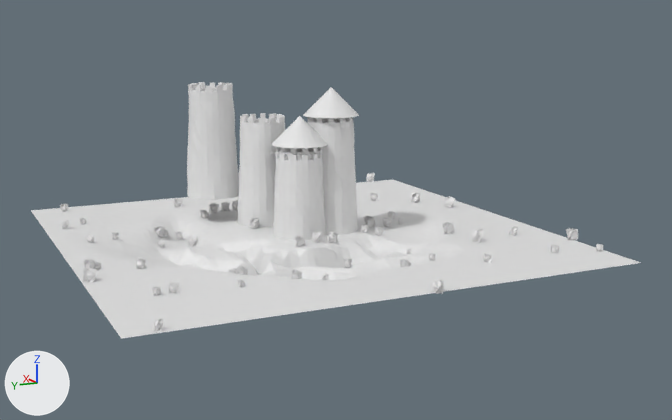
One commit to the Blender file Guillaume/castle4.blend: the scene before it, then after it.
Camera for both pictures: a 50 mm camera at (-149.6, 63.1, 43.9) aimed at (-3.5, -5.3, 9.4). Lighting does not change. The marker at lower left points along +X, +Y and +Z. Materials are left out; every surface is plain grey.

The older version as bpy lines, for what is in view:
```python
ob_tmp_terrain = bpy.data.objects.new('tmp.terrain', me_plane_092)
ob_tmp_terrain.location = (0.0, 0.0, 0.0)
ob_towergenerator = bpy.data.objects.new('TowerGenerator', me_towergenerator)
ob_towergenerator.location = (-0.7, 0.4, -1.3)
ob_towergenerator_001 = bpy.data.objects.new('TowerGenerator.001', me_towergenerator_001)
ob_towergenerator_001.location = (11.6, 2.4, 3.9)
ob_towergenerator_002 = bpy.data.objects.new('TowerGenerator.002', me_towergenerator_002)
ob_towergenerator_002.location = (19.2, 9.8, 9.4)
ob_towergenerator_003 = bpy.data.objects.new('TowerGenerator.003', me_towergenerator_003)
ob_towergenerator_003.location = (0.8, -6.4, 4.7)
ob_towergenerator_004 = bpy.data.objects.new('TowerGenerator.004', me_towergenerator_004)
ob_towergenerator_004.location = (0.0, 0.0, 0.0)
```
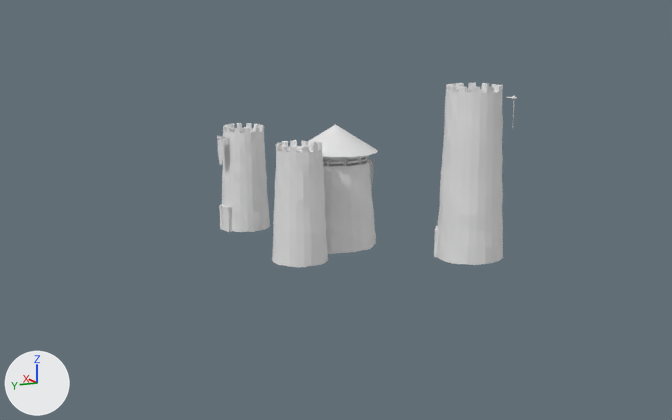
What changed in the scene script:
```text
Change me_towergenerator_004:
    remove me_towergenerator_004.from_pydata(...)  # 1119 vertices, 948 faces, 1 loose edge; spans x -5.0..5.8, y -5.0..5.1, z 0.0..26.0
    add me_towergenerator_004.from_pydata(...)  # 482 vertices, 480 faces, 1 loose edge; spans x -4.9..5.2, y -5.0..5.1, z 0.0..21.2
    me_towergenerator_004 part 1: 82 loose pieces with 700 vertices, spanning x -3.1..5.8, y -3.1..3.8, z 0.0..19.8, are deleted
    me_towergenerator_004 part 2: 9 vertices moved within x -4.1..4.4, y -4.7..3.5, z 0.1..21.1; 390 vertices removed from x -5.0..5.1, y -5.0..5.0, z 0.0..26.0; 453 vertices added at x -4.9..5.2, y -5.0..5.0, z 0.0..21.2
Change me_towergenerator_003:
    remove me_towergenerator_003.from_pydata(...)  # 1119 vertices, 948 faces, 1 loose edge; spans x -5.0..5.0, y -5.0..6.3, z 0.0..26.0
    add me_towergenerator_003.from_pydata(...)  # 1518 vertices, 1308 faces; spans x -8.0..8.0, y -9.2..8.1, z 0.0..23.0
    me_towergenerator_003 part 3: the loose piece of 42 vertices spanning x -2.5..-0.6, y 5.3..5.9, z 13.5..19.6 is copied, and the copy is turned 180 degrees about the z axis through its middle, then moved by (3.8, -14.2, -4.0); it spans x 1.3..3.3, y -8.8..-8.2, z 9.5..15.6
    me_towergenerator_003 part 4: the loose piece of 25 vertices spanning x -5.0..5.0, y -5.0..5.0, z 21.0..26.0 is scaled about its middle by (1.6, 1.6, 1), then moved by (0.0, 0.0, -3.0)
    me_towergenerator_003 part 5: 1 vertex moved within x -2.1, y 5.5, z 17.0; 689 vertices removed from x -4.8..5.0, y -4.9..5.9, z 0.0..21.2; 1166 vertices added at x -8.0..8.0, y -7.9..8.1, z 0.0..18.3
Change me_towergenerator_002:
    remove me_towergenerator_002.from_pydata(...)  # 1026 vertices, 864 faces, 1 loose edge; spans x -4.8..5.1, y -4.9..5.0, z 0.0..21.2
    add me_towergenerator_002.from_pydata(...)  # 1146 vertices, 964 faces, 1 loose edge; spans x -4.9..5.1, y -4.9..6.3, z 0.0..21.2
    me_towergenerator_002 part 7: a new loose piece of 42 vertices spanning x -2.5..-0.6, y 5.3..5.9, z 13.5..19.6
    me_towergenerator_002 part 8: a new loose piece of 16 vertices spanning x -3.0..-2.1, y 4.1..4.9, z 0.0..5.1
    me_towergenerator_002 part 9: a new loose piece of 16 vertices spanning x -0.5..0.4, y 4.7..5.6, z 0.0..5.1
    me_towergenerator_002 part 10: 252 vertices moved from x -4.4..5.0, y -4.8..4.6, z 0.0..21.2 to x -4.4..5.1, y -4.7..4.7, z 0.0..21.2; 93 vertices removed from x -4.8..5.1, y -4.9..5.0, z 0.0..21.2; 113 vertices added at x -4.9..5.1, y -4.9..5.5, z 0.0..21.2
Change me_towergenerator_001:
    remove me_towergenerator_001.from_pydata(...)  # 1034 vertices, 870 faces, 1 loose edge; spans x -4.9..5.1, y -4.9..5.2, z 0.0..21.2
    add me_towergenerator_001.from_pydata(...)  # 386 vertices, 384 faces, 1 loose edge; spans x -4.9..5.1, y -4.9..5.0, z 0.0..21.2
    me_towergenerator_001 part 11: 7 vertices moved within x -4.0..2.6, y -4.2..3.4, z 2.1..21.1; 393 vertices removed from x -4.9..5.1, y -4.9..5.2, z 0.0..21.2; 361 vertices added at x -4.9..5.1, y -4.9..5.0, z 0.0..21.2
Change me_towergenerator:
    remove me_towergenerator.from_pydata(...)  # 1010 vertices, 846 faces, 1 loose edge; spans x -4.9..5.2, y -4.9..5.1, z 0.0..21.2
    add me_towergenerator.from_pydata(...)  # 1466 vertices, 1204 faces, 1 loose edge; spans x -7.3..6.4, y -5.9..6.1, z 0.0..31.2
    me_towergenerator part 6: 322 vertices moved from x -3.3..3.3, y -3.3..3.3, z 0.0..20.0 to x -4.0..4.0, y -4.0..4.0, z 0.0..20.0; 363 vertices removed from x -4.9..5.2, y -4.9..5.1, z 0.0..21.2; 579 vertices added at x -7.3..6.4, y -5.9..6.1, z 0.0..31.2
Change ob_towergenerator_003:
    ob_towergenerator_003.location: (0.8, -6.4, 4.7) -> (8.5, -10.8, 0.0)
Change ob_towergenerator_002:
    ob_towergenerator_002.location: (19.2, 9.8, 9.4) -> (29.1, 0.0, 0.0)
Change ob_towergenerator_001:
    ob_towergenerator_001.location: (11.6, 2.4, 3.9) -> (0.0, 0.0, 0.0)
    add ob_towergenerator_001.hide_set(True)  # its collection is switched off
Change ob_towergenerator:
    ob_towergenerator.location: (-0.7, 0.4, -1.3) -> (-10.8, -28.9, 0.0)
    ob_towergenerator.rotation_euler: (0.0, 0.0, 0.0) -> (0.0, 0.0, 0.94)  # degrees (0, 0, 0) -> degrees (0, 0, 54)
Remove ob_tmp_terrain:
    ob_tmp_terrain = bpy.data.objects.new('tmp.terrain', me_plane_092)
```

Changed parts and their boxes (x1, y1, x2, y2) in the pictures (672 x 420 px; the box of a moved part takes in the faces that stretch with it):
'tmp.terrain', deleted
    before: (31, 173, 641, 339)
'TowerGenerator', reshaped, moved, turned
    before: (273, 152, 326, 240)
    after: (434, 83, 517, 265)
'TowerGenerator.002', reshaped, moved (8% shorter)
    before: (187, 82, 239, 200)
    after: (217, 123, 270, 232)
'TowerGenerator.003', reshaped, moved (37% wider, 12% shorter)
    before: (303, 87, 359, 235)
    after: (301, 124, 378, 254)
'TowerGenerator.004', reshaped
    before: (270, 116, 328, 224)
    after: (272, 140, 328, 267)
'TowerGenerator.001', hidden
    before: (238, 113, 285, 228)
part 1 of me_towergenerator_004, deleted
    before: (270, 150, 276, 182)
part 2 of me_towergenerator_004, moved or reshaped
    before: (272, 116, 328, 224)
    after: (272, 140, 328, 267)
part 3 of me_towergenerator_003, added
    after: (368, 159, 373, 190)
part 4 of me_towergenerator_003, moved or reshaped
    before: (303, 87, 359, 118)
    after: (301, 124, 378, 157)
part 5 of me_towergenerator_003, moved or reshaped
    before: (307, 117, 358, 235)
    after: (323, 155, 376, 254)
part 7 of me_towergenerator_002, added
    after: (217, 136, 223, 165)
part 8 of me_towergenerator_002, added
    after: (226, 206, 232, 232)
part 9 of me_towergenerator_002, added
    after: (219, 204, 224, 230)
part 10 of me_towergenerator_002, moved or reshaped
    before: (187, 82, 239, 200)
    after: (222, 123, 270, 232)
